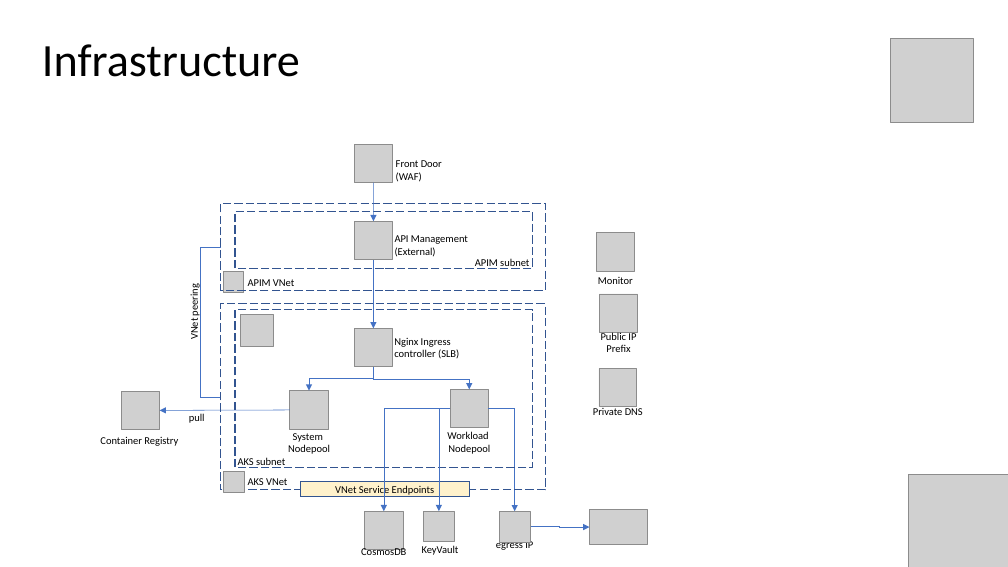
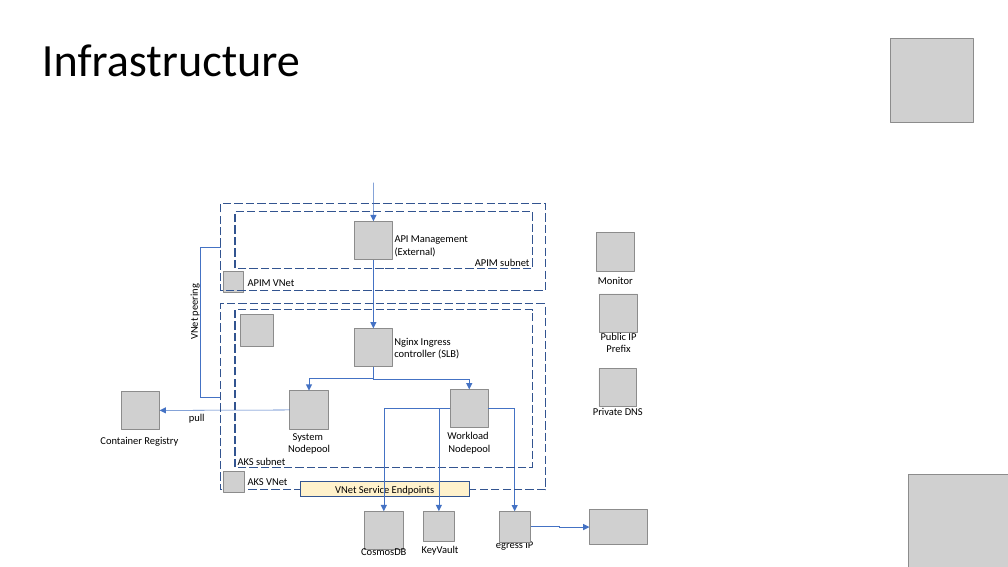
Before and after one commit to evgenyb/aks-workshops, a slide deck: slide 8 of 02-aks-advanced-configuration/slides/Advanced AKS Configuration.pptx. Drawn at 1008x567 pixels with LibreOffice and Linux fonts; fonts in the diff are those of the drawing; grey boxes stand for pictures; background and template pictures are left out. Boxes give left, top, right and bottom in pixels: in the first picture for what was removed or moved away, otherwise in the second. Text is boxed around its words. In the diff, an @@ line names an element or a change of style, - is before the commit and + after.

```diff
--- a/02-aks-advanced-configuration/slides/Advanced AKS Configuration.pptx
+++ b/02-aks-advanced-configuration/slides/Advanced AKS Configuration.pptx
@@ picture removed at <box>355,144,393,183</box> @@
@@ text removed at <box>396,160,442,182</box> @@
-Front Door (WAF)
```
Also in this commit, not shown: 2 other files.
